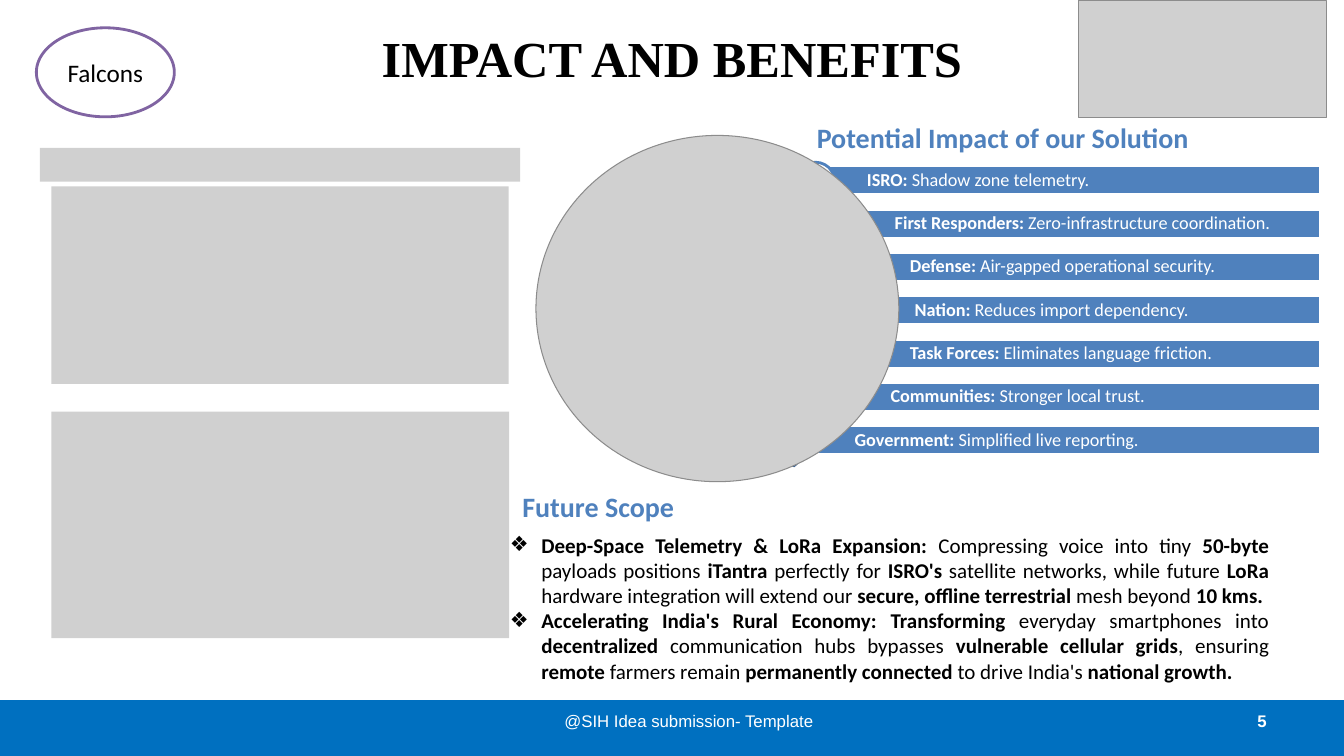
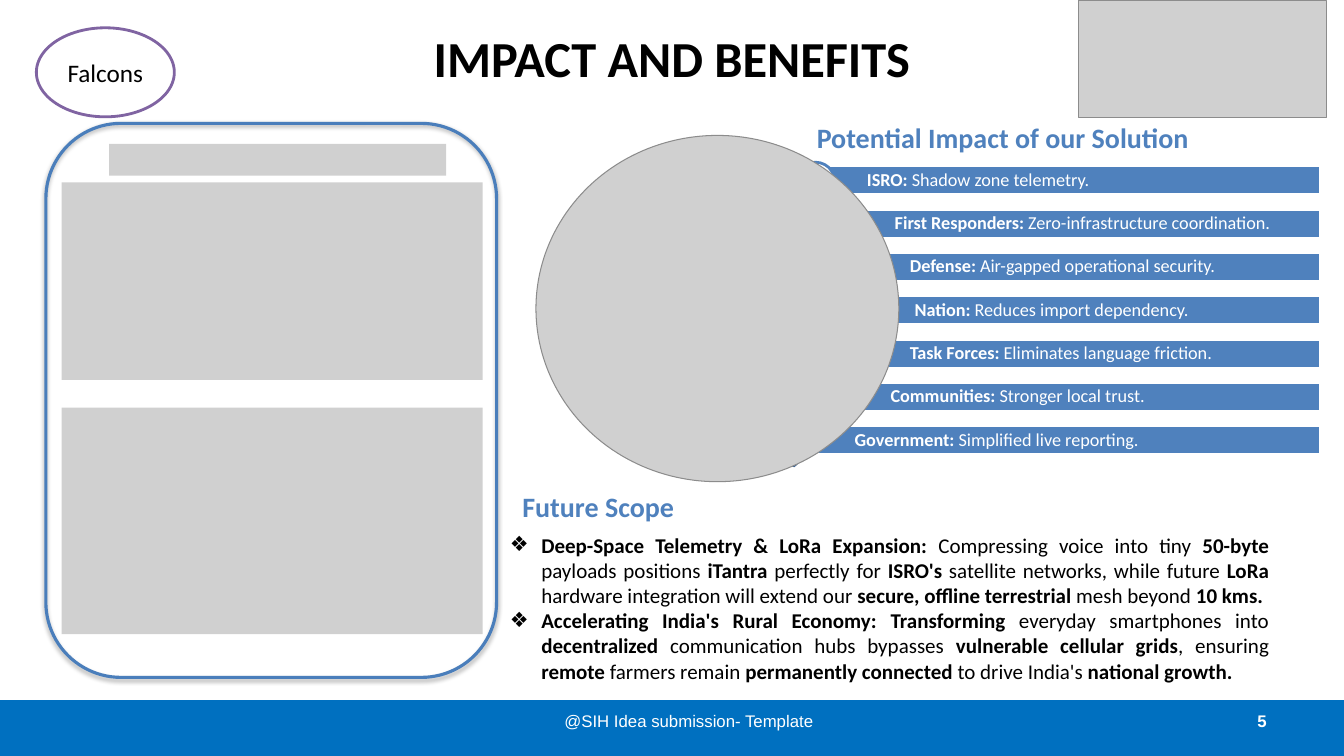
Before and after one commit to Precise-Goals/iTantra-Communication-Ecosystem, a slide deck: slide 5 of Falcons_SIH26173_iTantra.pptx. Drawn at 1344x756 pixels with LibreOffice and Linux fonts; fonts in the diff are those of the drawing; grey boxes stand for pictures. Boxes give left, top, right and bottom in pixels: in the first picture for what was removed or moved away, otherwise in the second. Text is boxed around its words. In the diff, an @@ line names an element or a change of style, - is before the commit and + after.

```diff
--- a/Falcons_SIH26173_iTantra.pptx
+++ b/Falcons_SIH26173_iTantra.pptx
@@ title "IMPACT AND BENEFITS" at (434, 44, 909, 78): font Times New Roman to Calibri @@
@@ rounded rectangle added at (46, 123, 497, 678), outline #4B7EBC 2.25 pt @@
@@ picture: place and size @@
-picture at (40, 148, 521, 182)
+picture at (109, 144, 446, 176)
@@ picture: place and size @@
-picture at (51, 187, 509, 384)
+picture at (62, 182, 483, 380)
@@ picture: place and size @@
-picture at (51, 411, 509, 638)
+picture at (62, 407, 483, 634)
```
Also in this commit, not shown: 3 other slides changed, 9 other files.
